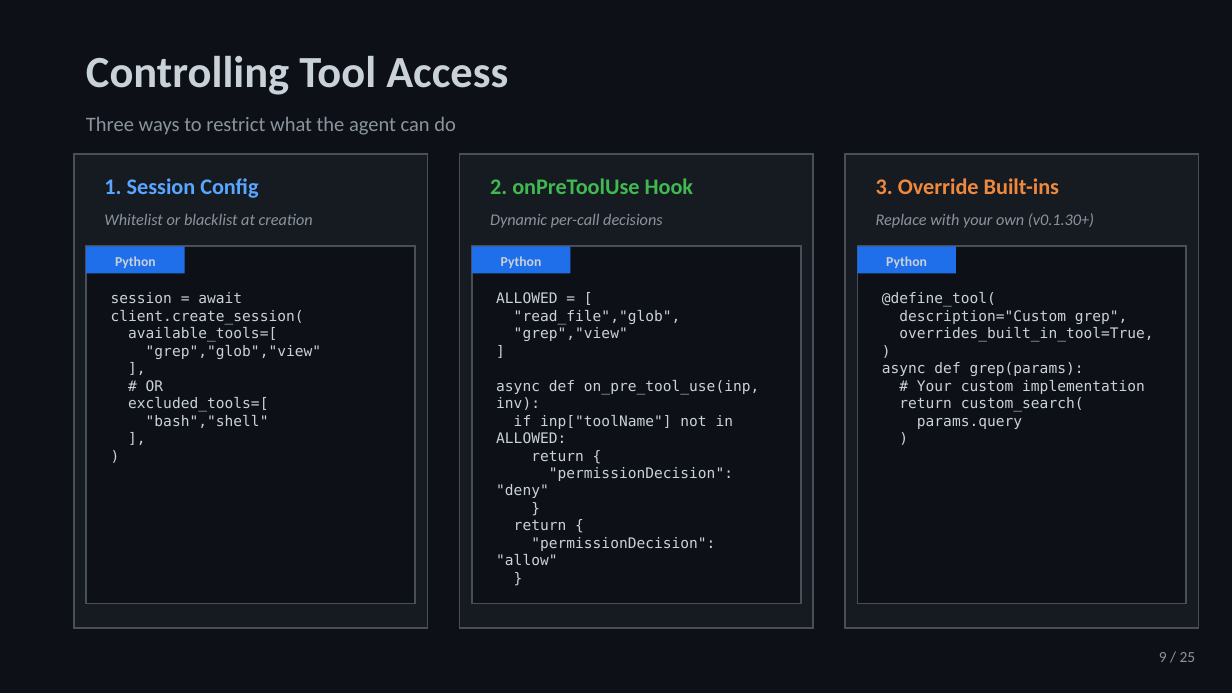
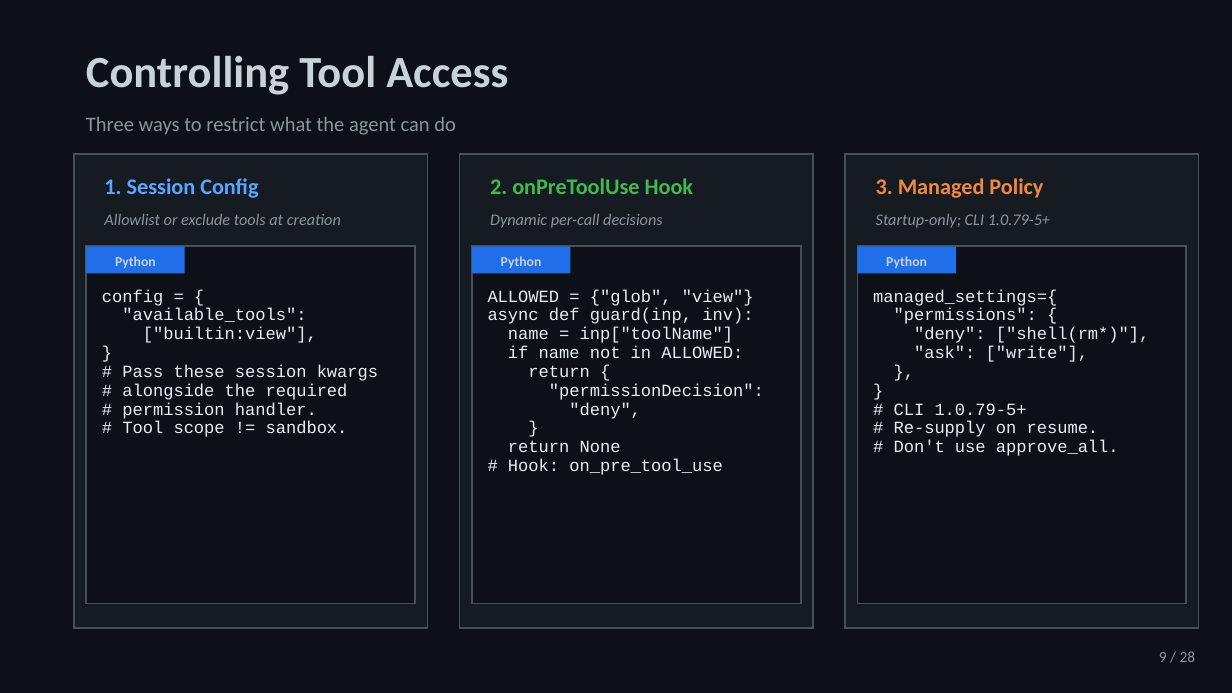
Before and after one commit to jeffrey-groneberg/ghcp_sdk, a slide deck: slide 9 of GitHub-Copilot-SDK.pptx. Drawn at 1232x693 pixels with LibreOffice and Linux fonts; fonts in the diff are those of the drawing. Boxes give left, top, right and bottom in pixels: in the first picture for what was removed or moved away, otherwise in the second. Text is boxed around its words. In the diff, an @@ line names an element or a change of style, - is before the commit and + after.

```diff
--- a/GitHub-Copilot-SDK.pptx
+++ b/GitHub-Copilot-SDK.pptx
@@ text at (x1=876, y1=178, x2=1043, y2=198): text changed @@
-3. Override Built-ins
+3. Managed Policy
@@ text at (x1=104, y1=214, x2=341, y2=225): text changed @@
-Whitelist or blacklist at creation
+Allowlist or exclude tools at creation
@@ text at (x1=876, y1=214, x2=1050, y2=228): text changed @@
-Replace with your own (v0.1.30+)
+Startup-only; CLI 1.0.79-5+
@@ text at (x1=102, y1=289, x2=378, y2=437): text changed; size 8.5 to 10 pt; font DejaVu Sans Mono to Courier New; text colour #C9D1D9 to #E6EDF3 @@
-session = await client.create_session(
-available_tools=[
-"grep","glob","view"
-],
-# OR
-excluded_tools=[
-"bash","shell"
-],
-)
+config = {
+"available_tools":
+["builtin:view"],
+}
+# Pass these session kwargs
+# alongside the required
+# permission handler.
+# Tool scope != sandbox.
@@ text at (x1=488, y1=289, x2=764, y2=475): text changed; size 8.5 to 10 pt; font DejaVu Sans Mono to Courier New; text colour #C9D1D9 to #E6EDF3 @@
-ALLOWED = [
-"read_file","glob",
-"grep","view"
-]
-async def on_pre_tool_use(inp, inv):
-if inp["toolName"] not in ALLOWED:
-return {
-"permissionDecision": "deny"
-}
-return {
-"permissionDecision": "allow"
-}
+ALLOWED = {"glob", "view"}
+async def guard(inp, inv):
+name = inp["toolName"]
+if name not in ALLOWED:
+return {
+"permissionDecision":
+"deny",
+}
+return None
+# Hook: on_pre_tool_use
@@ text at (x1=873, y1=289, x2=1150, y2=456): text changed; size 8.5 to 10 pt; font DejaVu Sans Mono to Courier New; text colour #C9D1D9 to #E6EDF3 @@
-@define_tool(
-description="Custom grep",
-overrides_built_in_tool=True,
-)
-async def grep(params):
-# Your custom implementation
-return custom_search(
-params.query
-)
+managed_settings={
+"permissions": {
+"deny": ["shell(rm*)"],
+"ask": ["write"],
+},
+}
+# CLI 1.0.79-5+
+# Re-supply on resume.
+# Don't use approve_all.
@@ text at (x1=1159, y1=651, x2=1196, y2=662): text changed @@
-9 / 25
+9 / 28
```
Also in this commit, not shown: 27 other slides changed, 23 other files.
